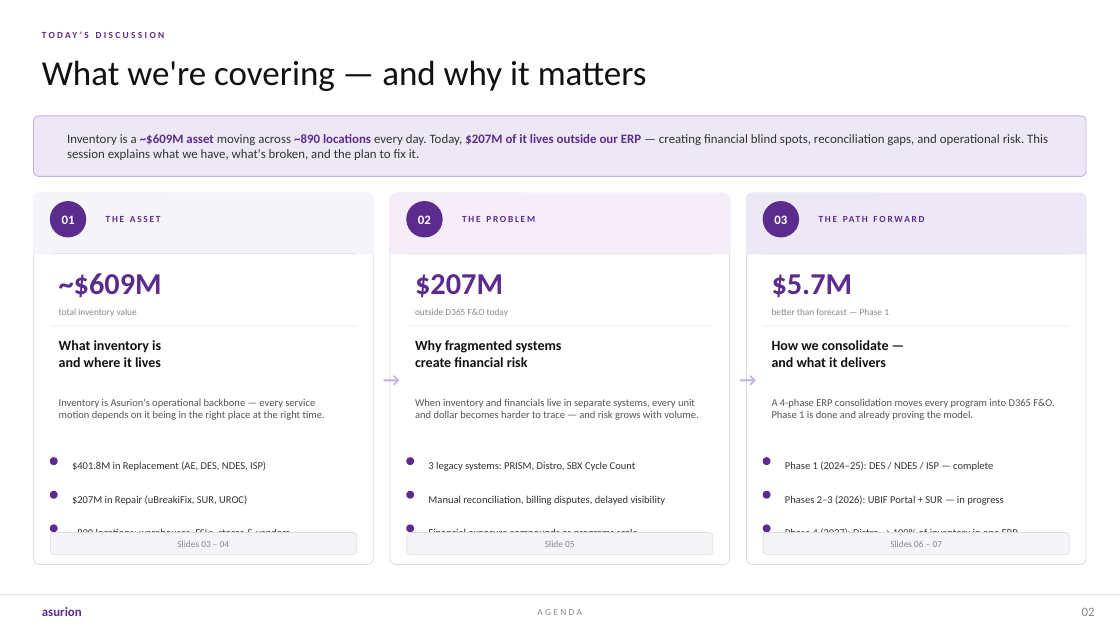
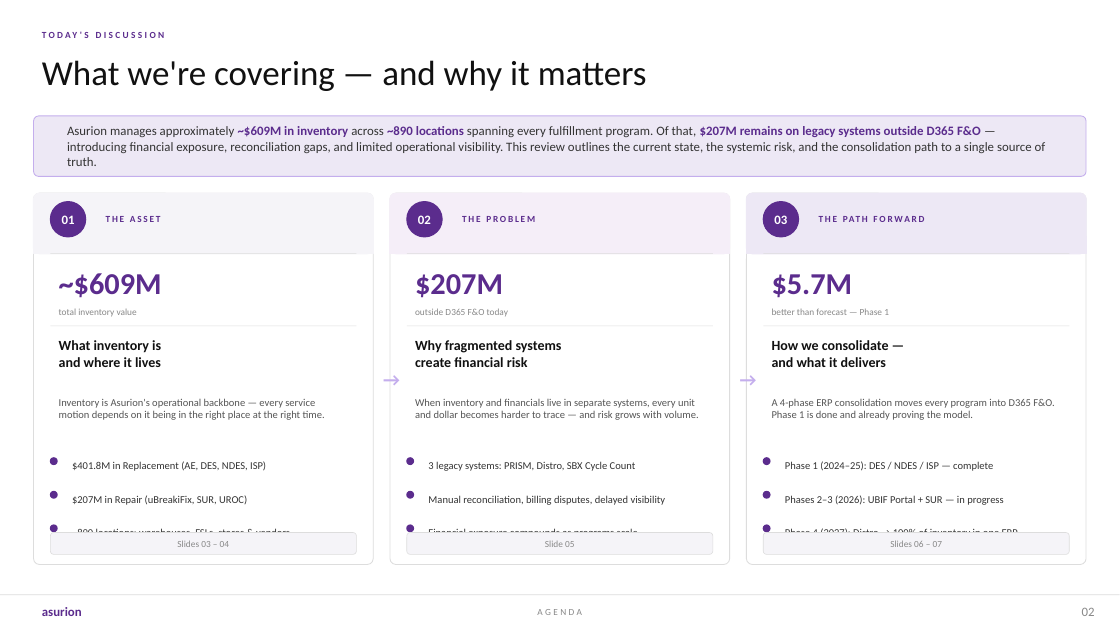
Before and after one commit to pritchardbna/my-portfolio, a slide deck: slide 2 of public/Inventory-at-Asurion.pptx. Drawn at 1120x630 pixels with LibreOffice and Linux fonts; fonts in the diff are those of the drawing. Boxes give left, top, right and bottom in pixels: in the first picture for what was removed or moved away, otherwise in the second. Text is boxed around its words. In the diff, an @@ line names an element or a change of style, - is before the commit and + after.

```diff
--- a/public/Inventory-at-Asurion.pptx
+++ b/public/Inventory-at-Asurion.pptx
@@ text at (x1=67, y1=126, x2=1046, y2=166): text changed @@
-Inventory is a ~$609M asset moving across ~890 locations every day. Today, $207M of it lives outside our ERP — creating financial blind spots, reconciliation gaps, and operational risk. This session explains what we have, what's broken, and the plan to fix it.
+Asurion manages approximately ~$609M in inventory across ~890 locations spanning every fulfillment program. Of that, $207M remains on legacy systems outside D365 F&O — introducing financial exposure, reconciliation gaps, and limited operational visibility. This review outlines the current state, the systemic risk, and the consolidation path to a single source of truth.
```
Also in this commit, not shown: 1 other file.
